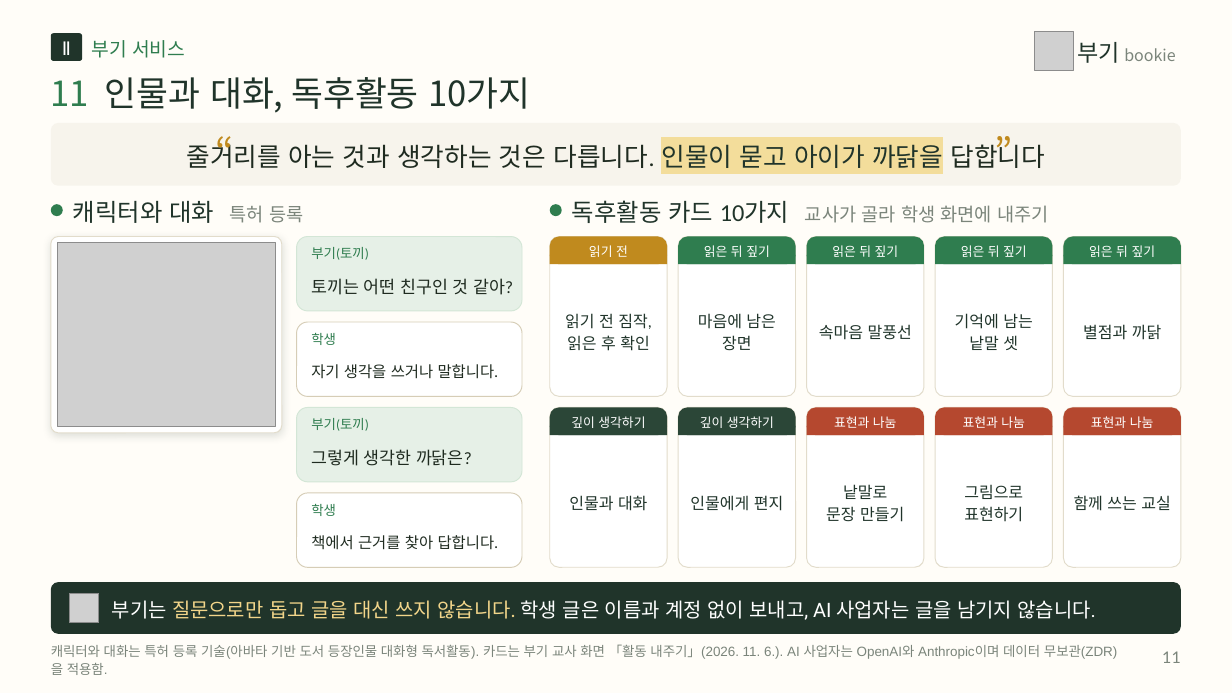
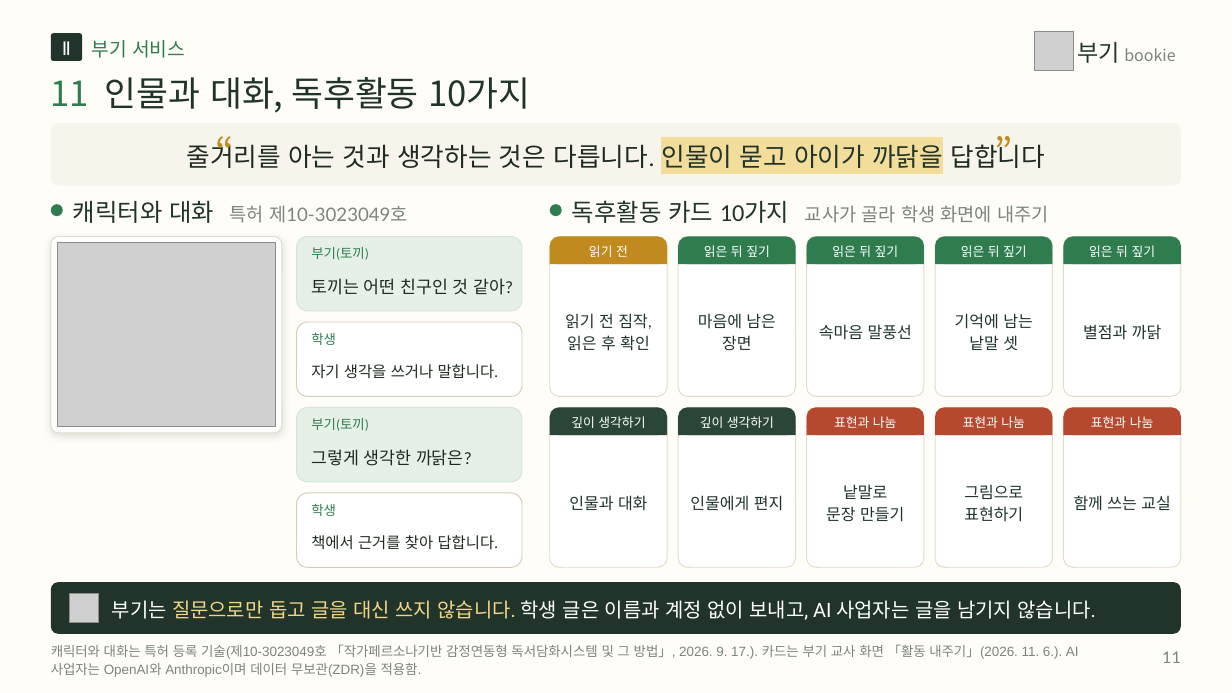
Before and after one commit to legoschool/bookie-test, a slide deck: slide 11 of promo/dl/proposal/bookie-proposal-short-20p.pptx. Drawn at 1232x693 pixels with LibreOffice and Linux fonts; fonts in the diff are those of the drawing; grey boxes stand for pictures. Boxes give left, top, right and bottom in pixels: in the first picture for what was removed or moved away, otherwise in the second. Text is boxed around its words. In the diff, an @@ line names an element or a change of style, - is before the commit and + after.

```diff
--- a/promo/dl/proposal/bookie-proposal-short-20p.pptx
+++ b/promo/dl/proposal/bookie-proposal-short-20p.pptx
@@ text at (73,201,407,223): text changed; size 19 to 14.5 pt; font Calibri to Lato; text colour #20342A to #7B857B @@
-캐릭터와 대화 특허 등록
+캐릭터와 대화 특허 제10-3023049호
@@ text at (51,644,1079,677): text changed @@
-캐릭터와 대화는 특허 등록 기술(아바타 기반 도서 등장인물 대화형 독서활동). 카드는 부기 교사 화면 「활동 내주기」(2026. 11. 6.). AI 사업자는 OpenAI와 Anthropic이며 데이터 무보관(ZDR)을 적용함.
+캐릭터와 대화는 특허 등록 기술(제10-3023049호 「작가페르소나기반 감정연동형 독서담화시스템 및 그 방법」, 2026. 9. 17.). 카드는 부기 교사 화면 「활동 내주기」(2026. 11. 6.). AI 사업자는 OpenAI와 Anthropic이며 데이터 무보관(ZDR)을 적용함.
```
Also in this commit, not shown: 9 other slides changed, 42 other files.
